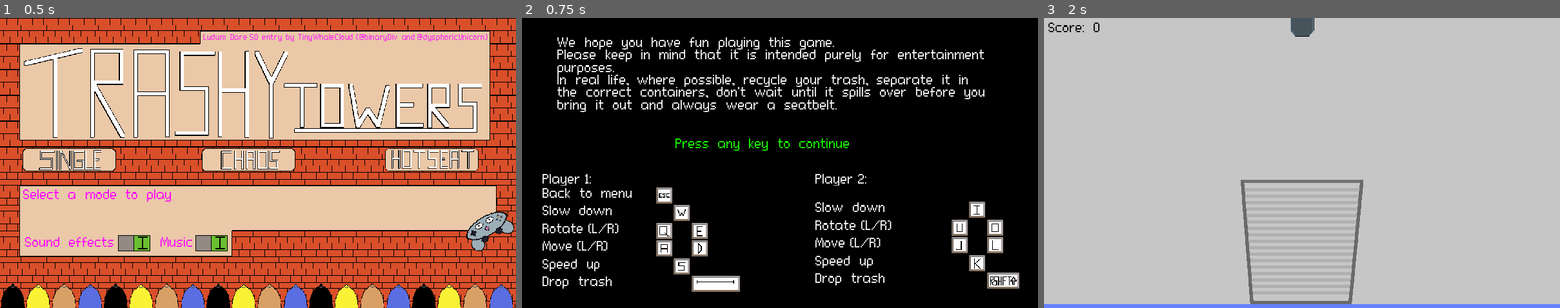
Above: before the commit, frames 1-3 (left to right).
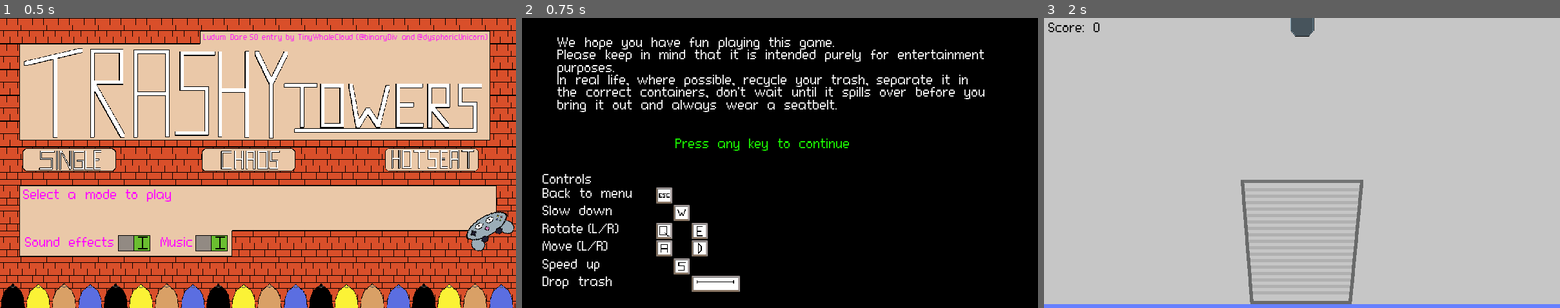
Above: after the commit, the same moments.

Repository: TinyWhaleCloud/ld50-trashytowers
Game: Godot game, scene res://screens/title_screen/TitleScreen.tscn
Same seed, same stepped clock (60 frames per second), same inputs: the game is played once before the commit and once after it. The engine's default icon, where the game draws it, is replaced by a stand-in: a white triangle on a blue panel in a dark square. Sound files missing from this copy of the repository are replaced by a short silence.
Inputs (mouse positions are in pixels of both pictures, inside the frame that each line leads up to):
- Up to frame 1 (0.5 s): no input
- Up to frame 2 (0.75 s): click (594, 160) at 0.5 s
- Up to frame 3 (2 s): click (1116, 160) at 1.25 s

Frame 1 is identical in both runs. In frame 2, 2.4% of the frame differs, in the area x 3-97%, y 53-94%; in frame 3, nothing differs.

Commit message:
Make info screen dependent on game mode

Diff:
--- a/src/screens/info_screen/InfoScreen.gd
+++ b/src/screens/info_screen/InfoScreen.gd
@@ -22,10 +22,17 @@
     # Show the screen
     visible = true
 
+    var is_singleplayer: bool = Settings.game_mode == Settings.GameMode.MODE_SOLO
     var joypad_count = Input.get_connected_joypads().size()
+
+    if is_singleplayer or joypad_count > 1:
+        $Player1Controls/P1ControlsLabel.text = 'Controls'
+        $Player2Controls.visible = false
+    else:
+        $Player1Controls/P1ControlsLabel.text = 'Player 1'
+        $Player2Controls.visible = true
+
     if joypad_count > 0:
-        $Player2Controls.visible = joypad_count == 1
-        $Player1Controls/P1ControlsLabel.text = 'Controls'
         $Player1Controls/EscKey.texture = load("res://screens/info_screen/blackPixel.png")
         $Player1Controls/BackToMenuSpacer2.texture = load("res://screens/info_screen/controllerButtonSelect.png")
         $Player1Controls/WKey.texture = load("res://screens/info_screen/dpadUp.png")
